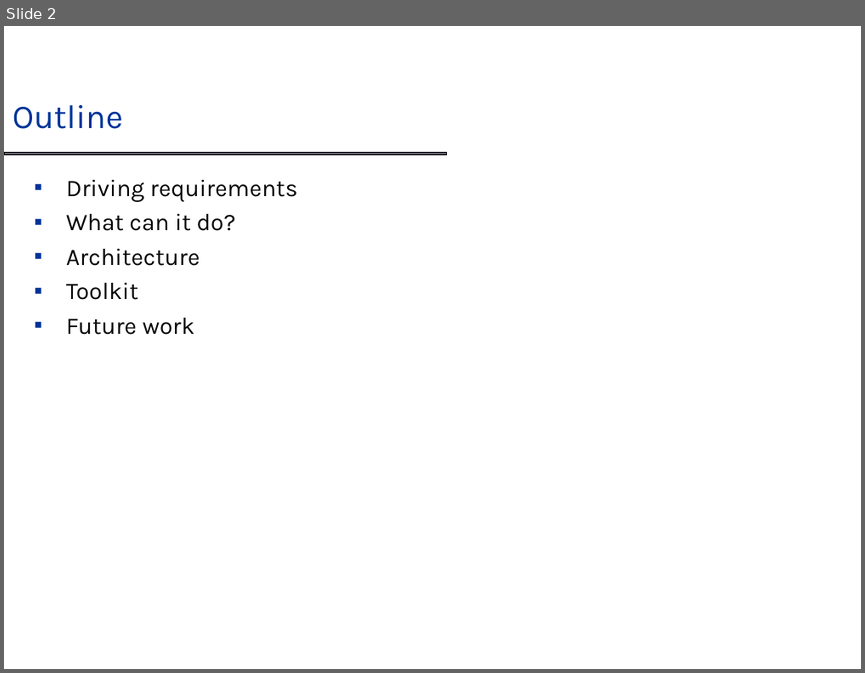
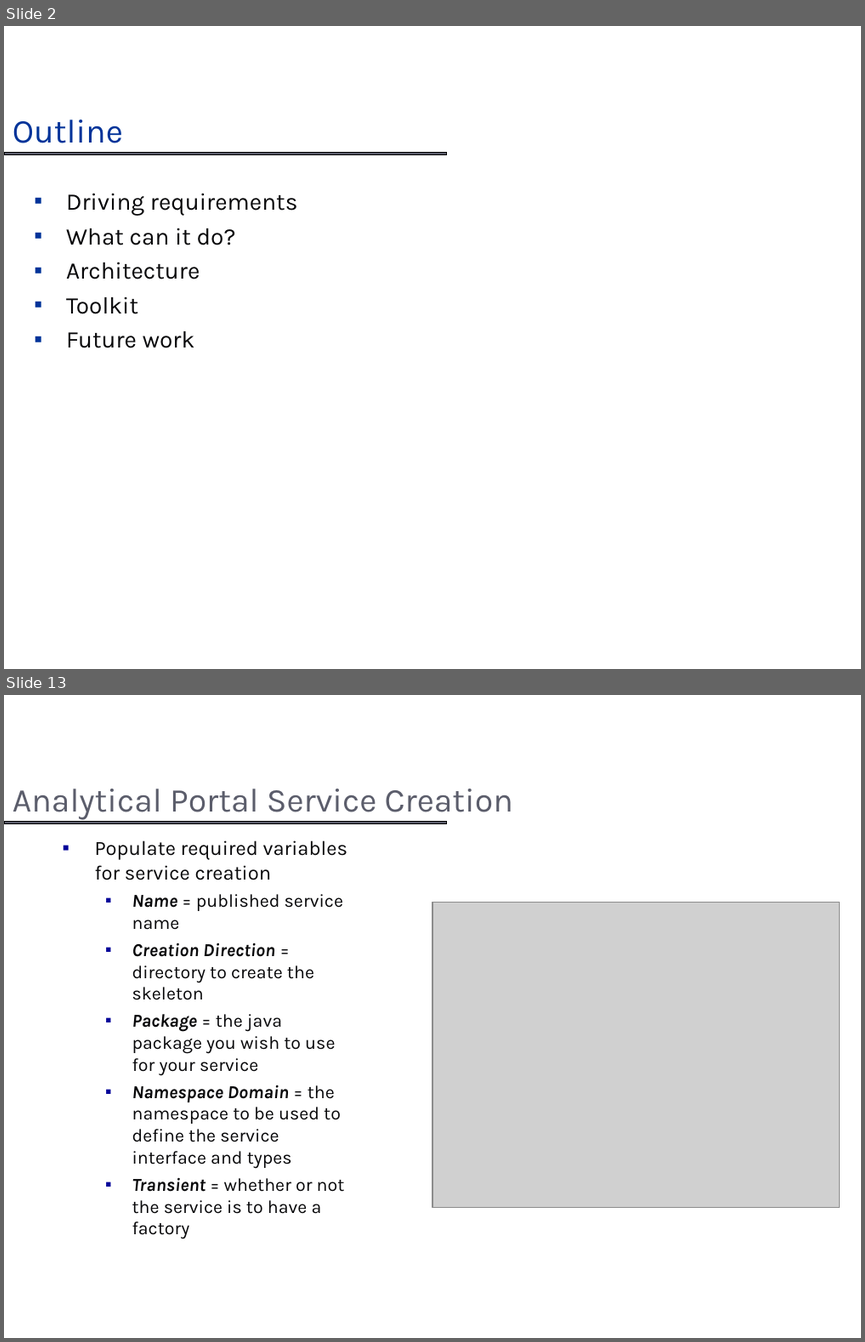
Before and after one commit to NCIP/cagrid-portal, a slide deck: cagrid-1-0/Documentation/presentations/introduce/Introduce_DIALOGUE2.ppt. Shown one above the other, each under a label of ours: slide 2 before the commit, slides 2 and 13 after it; the slides between them are not shown. The pictures are 865x673 and 865x1342 pixels, drawn with LibreOffice and Linux fonts; fonts in the diff are those of the drawing; grey boxes stand for pictures; background and template pictures are left out. Boxes give left, top, right and bottom in pixels: in the first picture for what was removed or moved away, otherwise in the second. Text is boxed around its words. In the diff, an @@ line names an element or a change of style, - is before the commit and + after.

```diff
--- a/cagrid-1-0/Documentation/presentations/introduce/Introduce_DIALOGUE2.ppt
+++ b/cagrid-1-0/Documentation/presentations/introduce/Introduce_DIALOGUE2.ppt
@@ slide 13 added at (x1=4, y1=695, x2=861, y2=1338), background #FFFFFF; not listed: 1 template element that a slide beside it also shows @@
@@ title added at (x1=12, y1=789, x2=513, y2=820), 28 pt, text #5B5D6B @@
+Analytical Portal Service Creation
@@ text added at (x1=95, y1=840, x2=347, y2=1239), 15.3 pt, text #070709 @@
+▪ Populate required variables for service creation
+  ▪ Name = published service name
+  ▪ Creation Direction = directory to create the skeleton
+  ▪ Package = the java package you wish to use for your service
+  ▪ Namespace Domain = the namespace to be used to define the service interface and types
+  ▪ Transient = whether or not the service is to have a factory
@@ picture added at (x1=432, y1=902, x2=840, y2=1208) @@
@@ slide 2 changed as well @@
@@ title "Outline" moved from (x1=12, y1=105, x2=123, y2=129) to (x1=12, y1=120, x2=123, y2=143) @@
@@ text "Driving requirements" moved from (x1=66, y1=179, x2=298, y2=335) to (x1=66, y1=193, x2=298, y2=348) @@
```
Also in this commit, not shown: 1 other slide changed, 34 other slides added.
